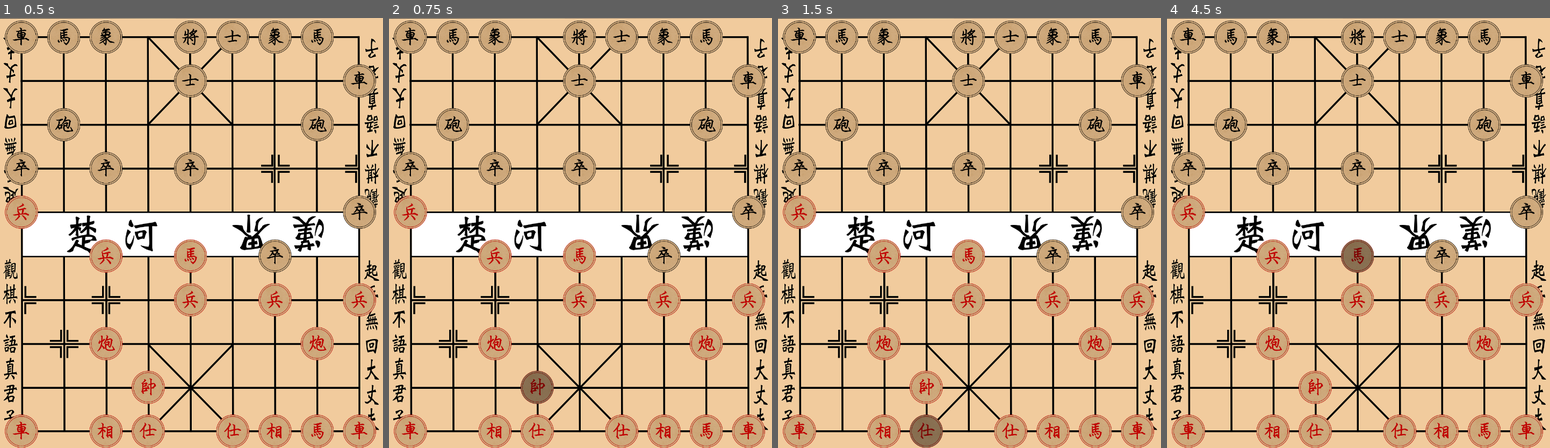
Above: before the commit, frames 1-4 (left to right).
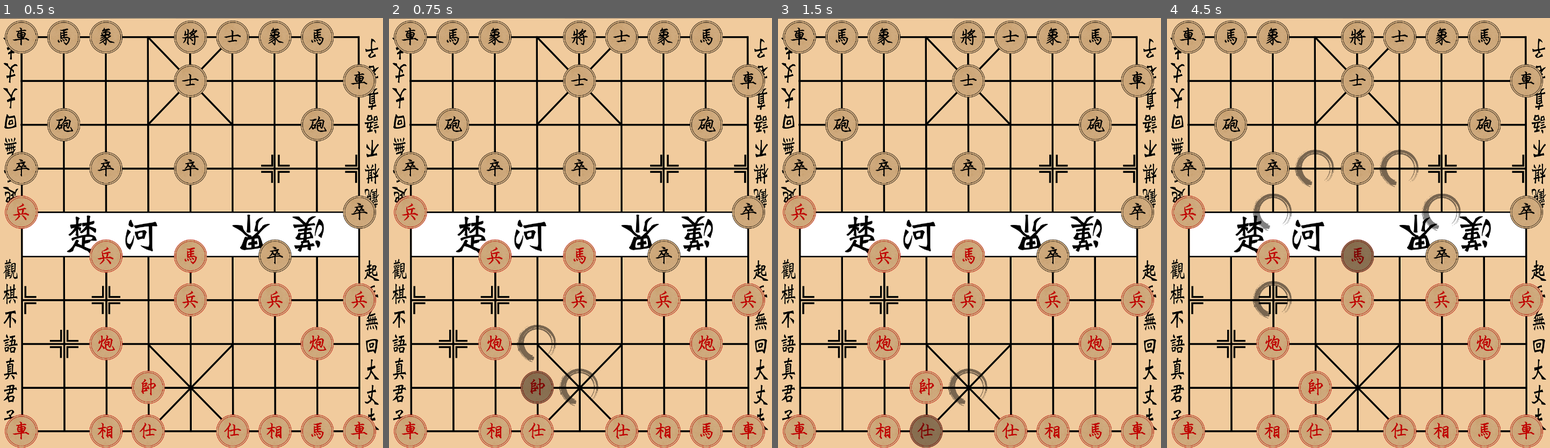
Above: after the commit, the same moments.

Repository: zzhouj/chinese-chess
Game: Godot game, scene res://scenes/checker_board.tscn
Same seed, same stepped clock (60 frames per second), same inputs: the game is played once before the commit and once after it.
Inputs (mouse positions are in pixels of both pictures, inside the frame that each line leads up to):
- Up to frame 1 (0.5 s): no input
- Up to frame 2 (0.75 s): tap Enter at 0.5 s; move the mouse to (538, 387) at 0.52 s; click (538, 387) at 0.67 s
- Up to frame 3 (1.5 s): tap Space at 1.25 s; move the mouse to (927, 430) at 1.27 s; click (927, 430) at 1.42 s
- Up to frame 4 (4.5 s): tap Enter at 2, 3.5 s; move the mouse to (1400, 430) at 2.02 s; click (1400, 430) at 2.17 s; tap Space at 2.75, 4.25 s; move the mouse to (1274, 430) at 2.77 s; click (1274, 430) at 2.92 s; move the mouse to (1442, 430) at 3.52 s; click (1442, 430) at 3.67 s; move the mouse to (1358, 254) at 4.27 s; click (1358, 254) at 4.42 s

Frame 1 is identical in both runs. In frame 2, 0.5% of the frame differs, in the area x 33-55%, y 71-91%; in frame 3, 0.2%; in frame 4, 1.2%, in the area x 22-77%, y 30-70%.

Commit message:
added candidate

Diff:
--- /dev/null
+++ b/scenes/candidate.tscn
@@ -0,0 +1,21 @@
+[gd_scene load_steps=4 format=3 uid="uid://ds8le0x3xnjui"]
+
+[ext_resource type="Texture2D" uid="uid://5t3xgnbe0ae" path="res://textures/ink_circle.png" id="1_m31fg"]
+[ext_resource type="Script" uid="uid://bc7rfnvy6tcsw" path="res://scripts/candidate.gd" id="2_dastc"]
+
+[sub_resource type="CircleShape2D" id="CircleShape2D_roj77"]
+radius = 375.0
+
+[node name="Candidate" type="Sprite2D" groups=["candidate"]]
+scale = Vector2(0.13, 0.13)
+texture = ExtResource("1_m31fg")
+script = ExtResource("2_dastc")
+
+[node name="Area2D" type="Area2D" parent="."]
+
+[node name="CollisionShape2D" type="CollisionShape2D" parent="Area2D"]
+shape = SubResource("CircleShape2D_roj77")
+
+[connection signal="input_event" from="Area2D" to="." method="_on_area_2d_input_event"]
+[connection signal="mouse_entered" from="Area2D" to="." method="_on_area_2d_mouse_entered"]
+[connection signal="mouse_exited" from="Area2D" to="." method="_on_area_2d_mouse_exited"]
--- /dev/null
+++ b/scripts/candidate.gd
@@ -0,0 +1,23 @@
+class_name Candidate
+extends Sprite2D
+
+signal clicked(candidate: Candidate)
+
+const COLOR_NORMAL: Color = Color(1, 1, 1, 0.5)
+const COLOR_HOVER: Color = Color.WHITE
+
+@export var coordinate: Vector2i
+
+func _ready() -> void:
+	modulate = COLOR_NORMAL
+
+func _on_area_2d_input_event(viewport: Node, event: InputEvent, shape_idx: int) -> void:
+	if event is InputEventMouseButton and \
+	event.button_index == MOUSE_BUTTON_LEFT and event.pressed:
+		clicked.emit(self)
+
+func _on_area_2d_mouse_entered() -> void:
+	modulate = COLOR_HOVER
+
+func _on_area_2d_mouse_exited() -> void:
+	modulate = COLOR_NORMAL
--- /dev/null
+++ b/scripts/candidate_factory.gd
@@ -0,0 +1,9 @@
+class_name CandidateFactory
+extends RefCounted
+
+const CANDIDATE = preload("res://scenes/candidate.tscn")
+
+static func build(coordinate: Vector2i) -> Candidate:
+	var candidate: Candidate = CANDIDATE.instantiate()
+	candidate.coordinate = coordinate
+	return candidate
--- a/scripts/checker_board.gd
+++ b/scripts/checker_board.gd
@@ -60,21 +60,28 @@
 func _ready() -> void:
 	for symbol:String in RED_INIT_SYMBOLS:
 		var piece: Piece = PieceFactory.build(Piece.COLOR.RED, symbol)
-		add_piece(piece, piece.coordinate)
+		add_piece(piece)
 
 	for symbol:String in BLACK_INIT_SYMBOLS:
 		var piece: Piece = PieceFactory.build(Piece.COLOR.BLACK, symbol)
-		add_piece(piece, piece.coordinate)
+		add_piece(piece)
 
-func add_piece(piece: Piece, coordinate: Vector2i) -> void:
-	if coordinate.x >= 0 and coordinate.x < BOARD_COLS:
-		if coordinate.y >= 0 and coordinate.y < BOARD_ROWS:
-			piece.coordinate = coordinate
-			board[coordinate.x][coordinate.y] = piece
-			piece.position = get_position_from_coordinate(coordinate)
-			add_child(piece)
-			piece.clicked.connect(_on_piece_clicked)
-			board[coordinate.x][coordinate.y] = piece
+func add_piece(piece: Piece) -> void:
+	var coordinate: Vector2i = piece.coordinate
+	if coordinate.x >= 0 and coordinate.x < BOARD_COLS and \
+	coordinate.y >= 0 and coordinate.y < BOARD_ROWS:
+		board[coordinate.x][coordinate.y] = piece
+		piece.position = get_position_from_coordinate(coordinate)
+		piece.clicked.connect(_on_piece_clicked)
+		add_child(piece)
+
+func add_candidate(candidate: Candidate) -> void:
+	var coordinate: Vector2i = candidate.coordinate
+	if coordinate.x >= 0 and coordinate.x < BOARD_COLS and \
+	coordinate.y >= 0 and coordinate.y < BOARD_ROWS:
+		candidate.position = get_position_from_coordinate(coordinate)
+		candidate.clicked.connect(_on_candidate_clicked)
+		add_child(candidate)
 
 func get_position_from_coordinate(coordinate: Vector2i) -> Vector2:
 	return BOARD_NW + Vector2(coordinate.x * COL_WIDTH, \
@@ -83,8 +90,14 @@
 func _on_piece_clicked(piece: Piece) -> void:
 	if piece.selected:
 		piece.set_selected(false)
+		get_tree().call_group("candidate", "queue_free")
 	else:
 		get_tree().call_group("piece", "set_selected", false)
 		piece.set_selected(true)
-	var coordinates: Array[Vector2i] = piece.search_movable_coordinates(board)
-	print(piece.get_symbol(), coordinates)
+		var coordinates: Array[Vector2i] = piece.search_movable_coordinates(board)
+		get_tree().call_group("candidate", "queue_free")
+		for coordinate: Vector2i in coordinates:
+			add_candidate(CandidateFactory.build(coordinate))
+
+func _on_candidate_clicked(candidate: Candidate) -> void:
+	print("candidate", candidate.coordinate)
--- a/scripts/piece.gd
+++ b/scripts/piece.gd
@@ -59,7 +59,7 @@
 				break
 	return coordinates
 
-func _on_area_2d_input_event(viewport: Node, event: InputEvent, shape_idx: int) -> void:
+func _on_area_2d_input_event(_viewport: Node, event: InputEvent, _shape_idx: int) -> void:
 	if event is InputEventMouseButton and \
 	event.button_index == MOUSE_BUTTON_LEFT and event.pressed:
 		clicked.emit(self)
--- a/scripts/piece_factory.gd
+++ b/scripts/piece_factory.gd
@@ -1,7 +1,7 @@
 class_name PieceFactory
 extends RefCounted
 
-const PIECE_SCENE: PackedScene = preload("res://scenes/piece.tscn")
+const PIECE: PackedScene = preload("res://scenes/piece.tscn")
 
 const TYPES: Dictionary[String, Piece.TYPE] = {
 	"K": Piece.TYPE.KING,
@@ -46,7 +46,7 @@
 static func build(color: Piece.COLOR, symbol: String) -> Piece:
 	assert(symbol.length() == 3, "symbol's length must be 3.")
 	var s := symbol[0]
-	var piece: Piece = PIECE_SCENE.instantiate()
+	var piece: Piece = PIECE.instantiate()
 	piece.set_script(SCRIPTS[s])
 	piece.color = color
 	piece.type = TYPES[s]
Not shown, added: scripts/candidate.gd.uid
Not shown, added: scripts/candidate_factory.gd.uid
Binary file added: textures/ink_circle.png
Not shown, added: textures/ink_circle.png.import
